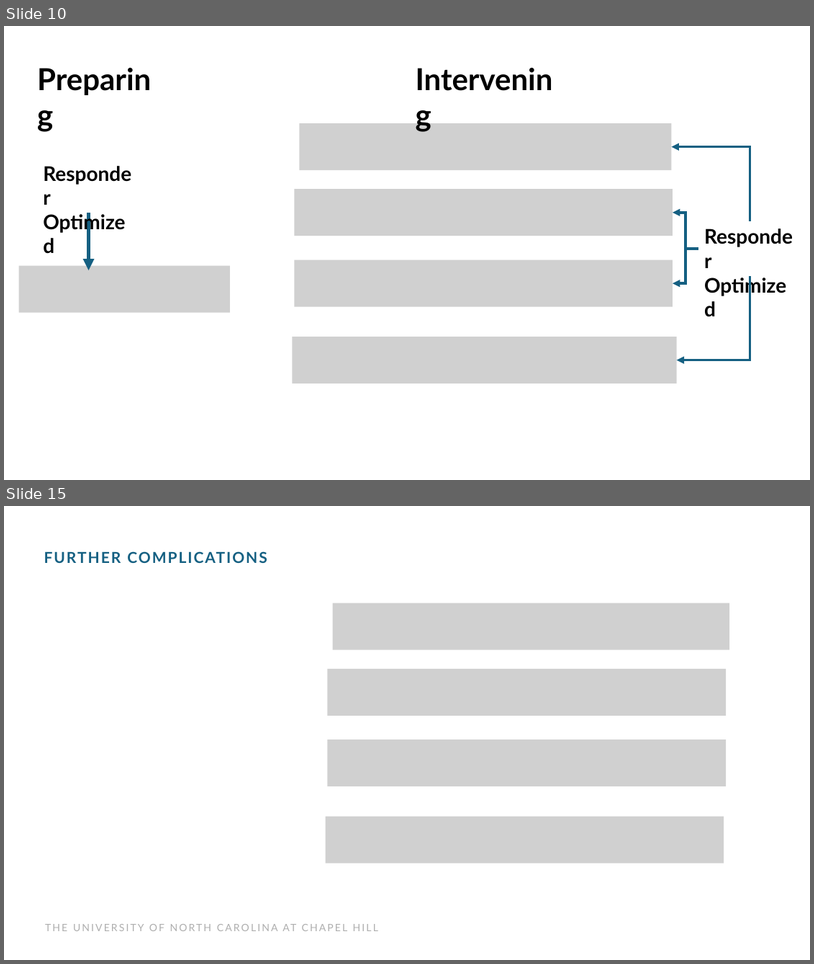
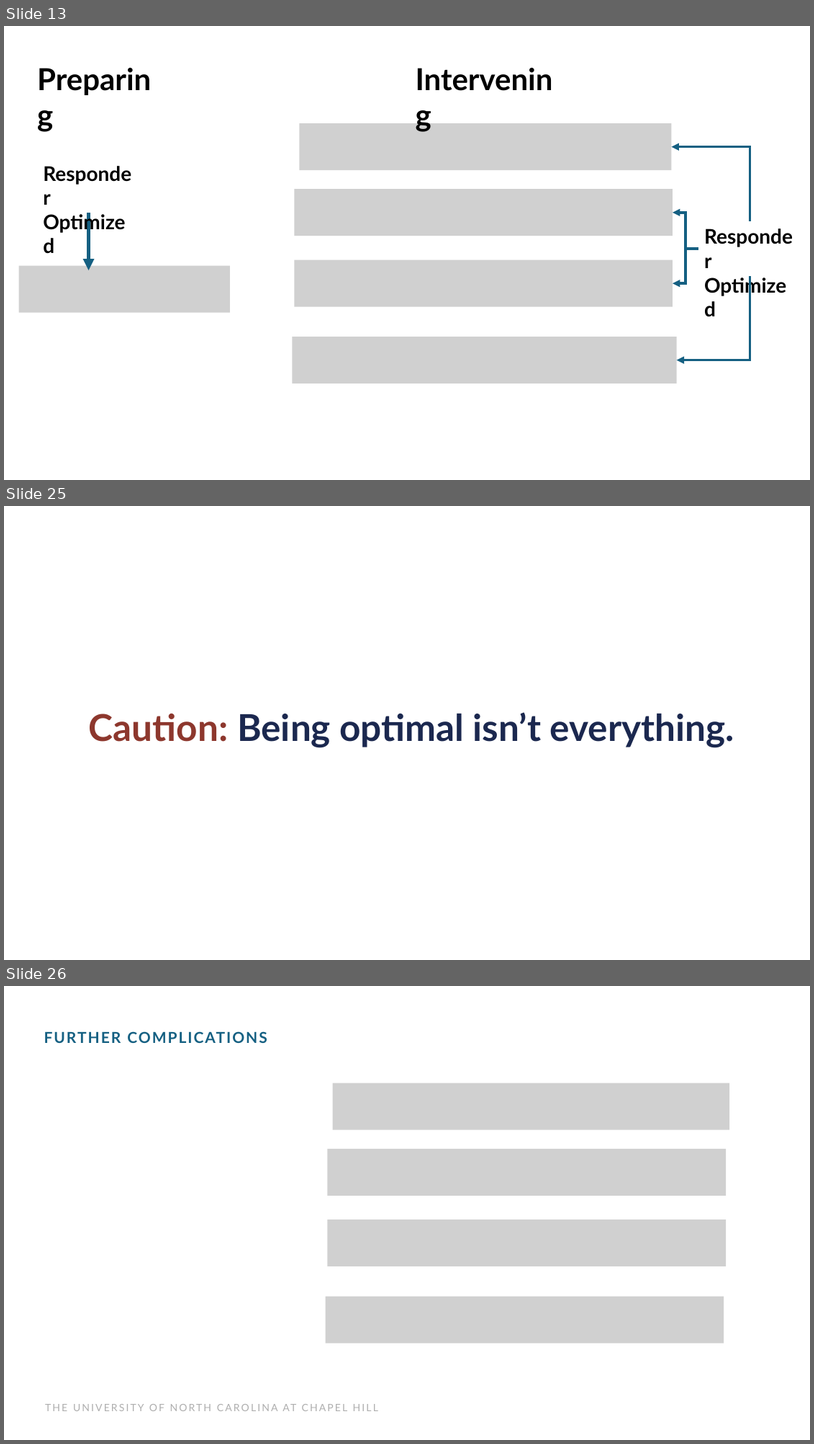
Before and after one commit to UNCIDD/scenario-eval-theory, a slide deck: presentations/INIPresentation_JL.pptx. Shown one above the other, each under a label of ours: slides 10 and 15 before the commit, slides 13, 25 and 26 after it; the slides between them are not shown. The pictures are 814x964 and 814x1444 pixels, drawn with LibreOffice and Linux fonts; fonts in the diff are those of the drawing; grey boxes stand for pictures. Boxes give left, top, right and bottom in pixels: in the first picture for what was removed or moved away, otherwise in the second. Text is boxed around its words. In the diff, an @@ line names an element or a change of style, - is before the commit and + after.

```diff
--- a/presentations/INIPresentation_JL.pptx
+++ b/presentations/INIPresentation_JL.pptx
@@ slide 25 added at [4, 506, 810, 960], background #FFFFFF @@
@@ title added at [89, 712, 735, 748], 44 pt, text #1B284F, bold @@
+Caution: Being optimal isn’t everything.
@@ what was slide 10 is now slide 13 @@
@@ what was slide 15 is now slide 26 @@
```
Also in this commit, not shown: 5 slides changed, 15 other slides added, 2 slides removed, 4 other files.
